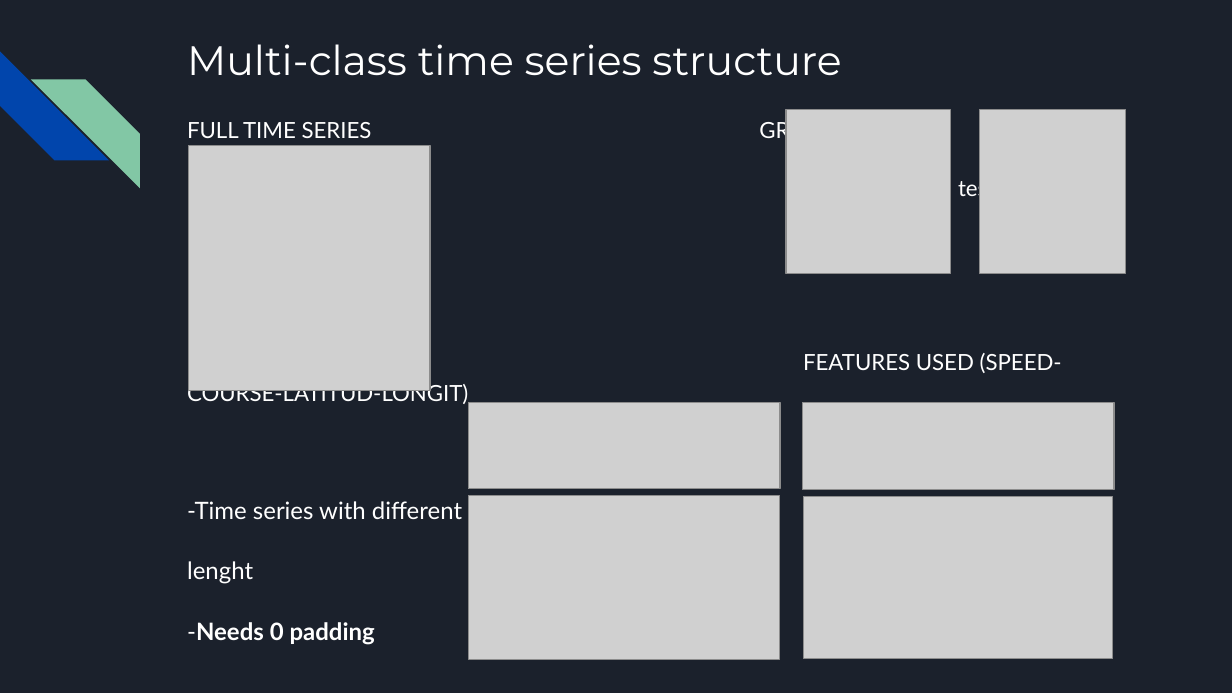
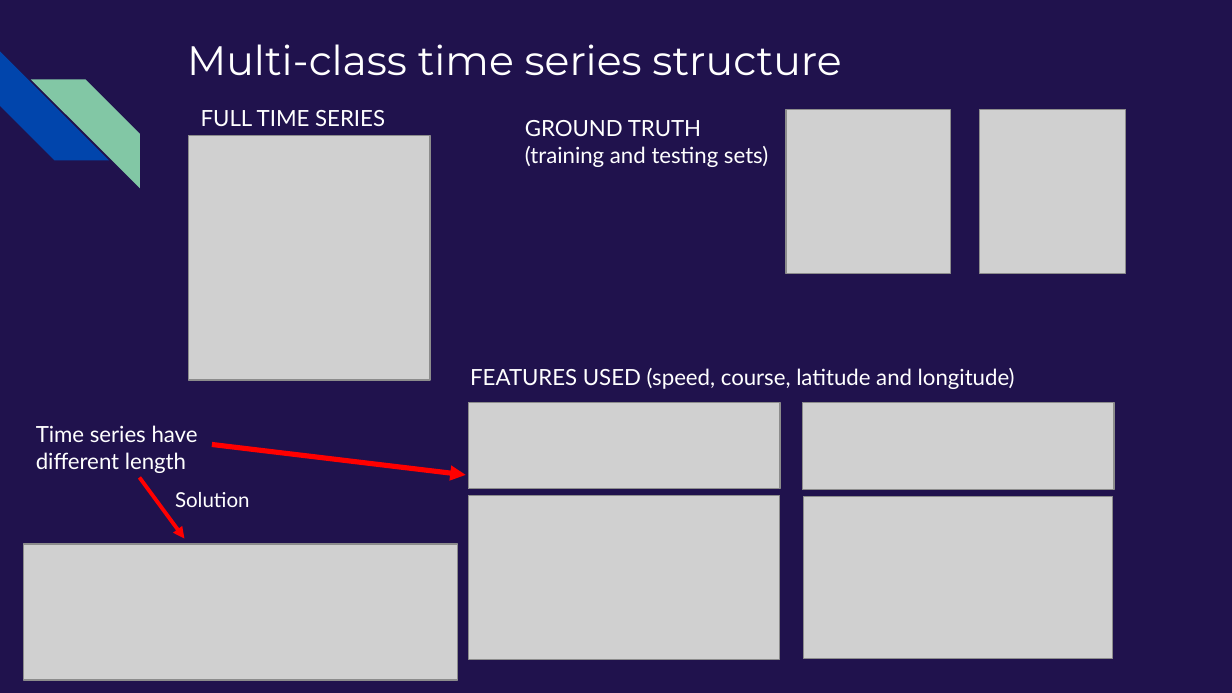
Before and after one commit to L-Medici/MTS_ResNet, a slide deck: slide 7 of Classification_of_Fishing_Activities_using_ResNet_Neural_Network_from_AIS_Data.pptx. Drawn at 1232x693 pixels with LibreOffice and Linux fonts; fonts in the diff are those of the drawing; grey boxes stand for pictures. Boxes give left, top, right and bottom in pixels: in the first picture for what was removed or moved away, otherwise in the second. Text is boxed around its words. In the diff, an @@ line names an element or a change of style, - is before the commit and + after.

```diff
--- a/Classification_of_Fishing_Activities_using_ResNet_Neural_Network_from_AIS_Data.pptx
+++ b/Classification_of_Fishing_Activities_using_ResNet_Neural_Network_from_AIS_Data.pptx
@@ background #1B212C to #20124D @@
@@ text removed at bbox=[187, 118, 1062, 645] @@
-FULL TIME SERIES GROUND TRUTH
-(training and testing sets)
-FEATURES USED (SPEED-COURSE-LATITUD-LONGIT)
--Time series with different
-lenght
--Needs 0 padding
@@ text added at bbox=[201, 110, 385, 126], 13 pt, text #FFFFFF @@
+FULL TIME SERIES
@@ picture: place and size @@
-picture at bbox=[188, 145, 430, 391]
+picture at bbox=[188, 136, 430, 381]
@@ text added at bbox=[525, 120, 768, 167], 13 pt, text #FFFFFF @@
+GROUND TRUTH
+(training and testing sets)
@@ text added at bbox=[470, 368, 1015, 389], 13 pt, text #FFFFFF @@
+FEATURES USED (speed, course, latitude and longitude)
@@ text added at bbox=[36, 425, 198, 473], 13 pt, text #FFFFFF @@
+Time series have different length
@@ arrow added from (212, 445) to (466, 476), #FF0000 3 pt @@
@@ arrow added from (139, 478) to (185, 538), #FF0000 2.25 pt @@
@@ text added at bbox=[175, 492, 250, 507], 12 pt, text #FFFFFF @@
+Solution
@@ picture added at bbox=[23, 545, 458, 680] @@
```
Also in this commit, not shown: 7 other slides changed, 3 slides added, 2 slides removed.
